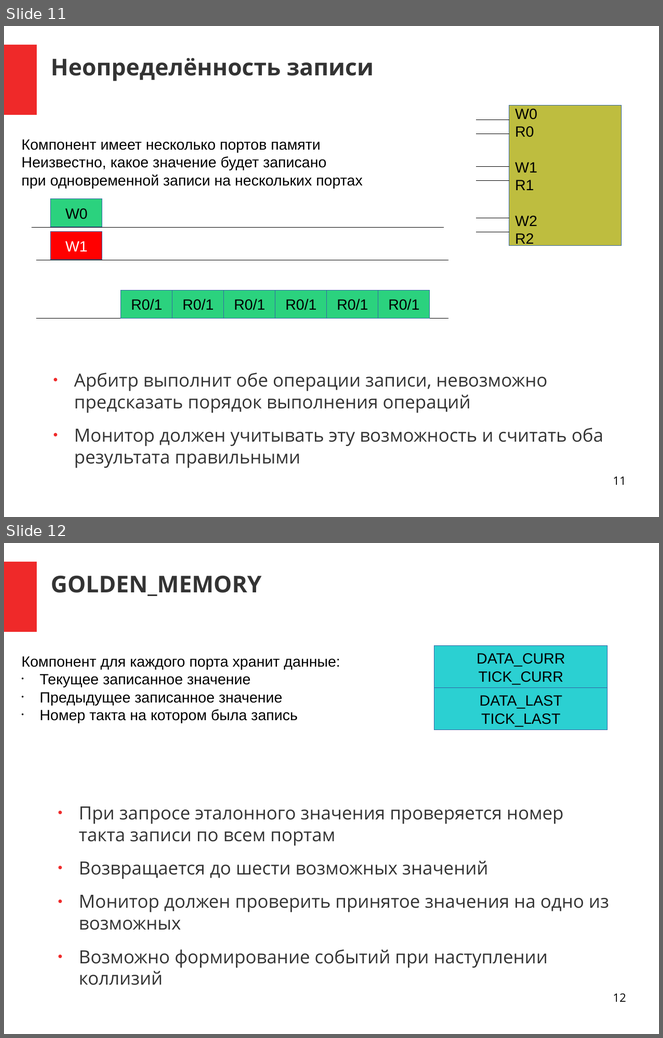
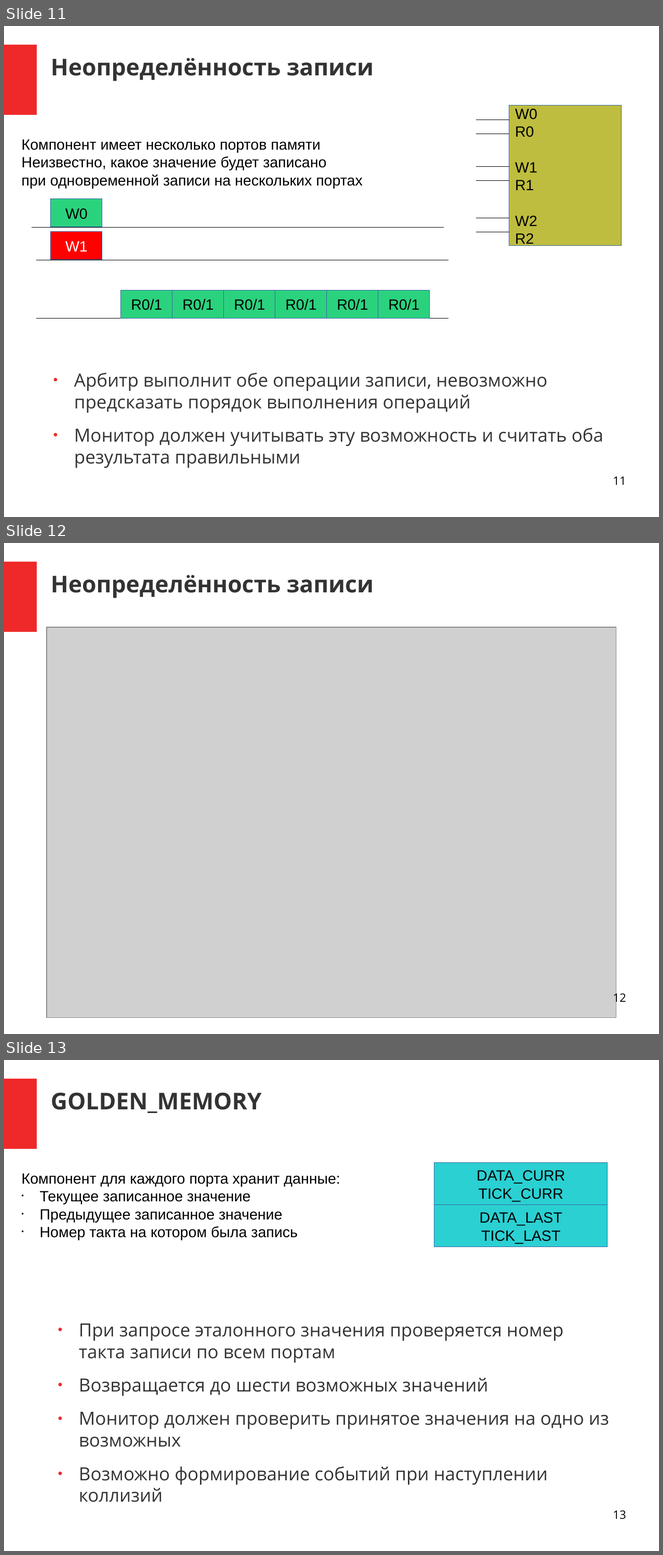
Before and after one commit to DigitalDesignSchool/2021dev, a slide deck: examples/2.1.4.1/doc/pr_2_1_4_1.odp. Shown one above the other, each under a label of ours: slides 11 and 12 before the commit, slides 11, 12 and 13 after it. The pictures are 663x1038 and 663x1555 pixels, drawn with LibreOffice and Linux fonts; fonts in the diff are those of the drawing; grey boxes stand for pictures. Boxes give left, top, right and bottom in pixels: in the first picture for what was removed or moved away, otherwise in the second. Text is boxed around its words. In the diff, an @@ line names an element or a change of style, - is before the commit and + after.

Commit message:
Работает тест direct для записи в память

```diff
--- a/examples/2.1.4.1/doc/pr_2_1_4_1.odp
+++ b/examples/2.1.4.1/doc/pr_2_1_4_1.odp
@@ slide 12 added at [4,543,659,1034], background #FFFFFF; not listed: 1 template element that a slide beside it also shows @@
@@ title added at [51,575,374,598], 28 pt, text #333333, bold @@
+Неопределённость записи
@@ picture added at [47,627,617,1019] @@
@@ page number added at [613,991,626,1005], 14 pt, text #000000 @@
+12
@@ what was slide 12 is now slide 13 @@
@@ page number at [613,1511,626,1520]: text changed @@
-12
+13
```
Also in this commit, not shown: 2 other files.
